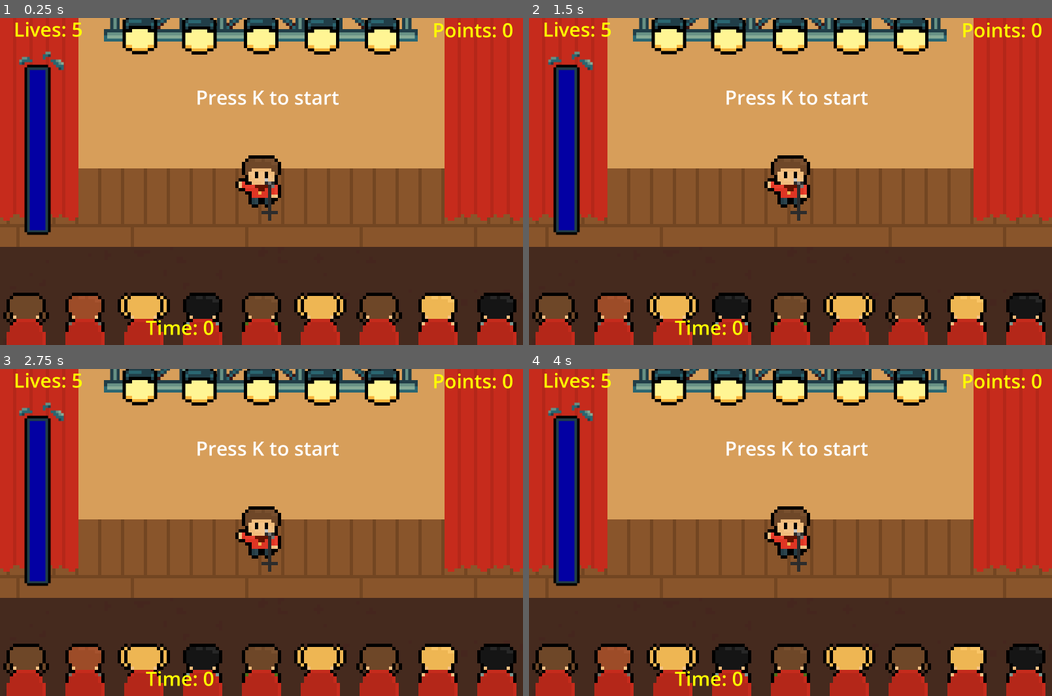
Above: before the commit, frames 1-4 (two rows, left to right).
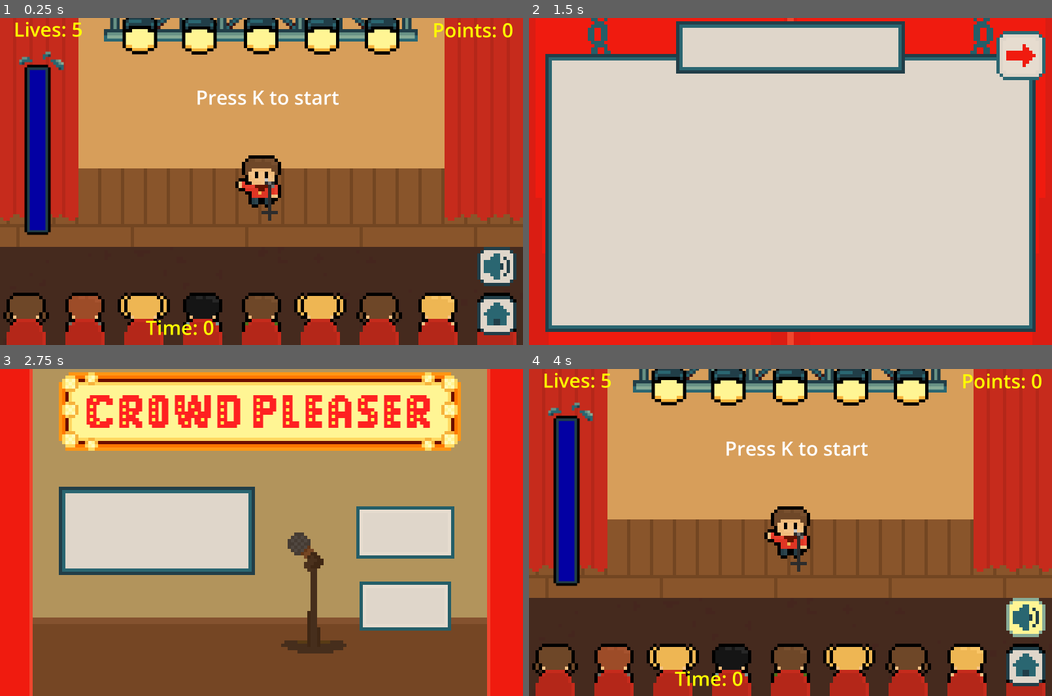
Above: after the commit, the same moments.

Repository: Ethan3g/The-Crowd-Pleaser
Game: Godot game, scene res://Scenes/bender_dragon.tscn
Two runs of this game, one before a commit and one after it. Both use one fixed random seed, a clock stepped at 60 frames per second and the inputs below.
Inputs (mouse positions are in pixels of both pictures, inside the frame that each line leads up to):
- Up to frame 1 (0.25 s): no input
- Up to frame 2 (1.5 s): click (1025, 315) at 0.52 s; click (936, 181) at 1.27 s
- Up to frame 3 (2.75 s): click (491, 408) at 2.02 s
- Up to frame 4 (4 s): click (685, 532) at 2.77 s; click (1025, 617) at 3.52 s

The runs differ from the first frame. In frame 1, 1.7% of the frame differs, in the area x 91-99%, y 70-97%; in frame 2, 98%, in the area x 0-100%, y 0-100%; in frame 3, 98%; in frame 4, 1.7%.

Commit message:
Main Menu
- Added Main Menu visuals (minute button text and credit text)

- Added mute and return home button to stage

Diff:
--- /dev/null
+++ b/Crowd Pleaser v1.3.3.1/Assets/HomeClick.tres
@@ -0,0 +1,7 @@
+[gd_resource type="AtlasTexture" load_steps=2 format=3 uid="uid://du08q1pjwmkt"]
+
+[ext_resource type="Texture2D" uid="uid://cimjc6s7y4rce" path="res://Menu/Stage_buttons-16x16.png" id="1_waxdj"]
+
+[resource]
+atlas = ExtResource("1_waxdj")
+region = Rect2(34, 18, 12, 12)
--- /dev/null
+++ b/Crowd Pleaser v1.3.3.1/Assets/HomeHov.tres
@@ -0,0 +1,7 @@
+[gd_resource type="AtlasTexture" load_steps=2 format=3 uid="uid://bvxvclss1scs6"]
+
+[ext_resource type="Texture2D" uid="uid://cimjc6s7y4rce" path="res://Menu/Stage_buttons-16x16.png" id="1_5l4r4"]
+
+[resource]
+atlas = ExtResource("1_5l4r4")
+region = Rect2(18, 18, 12, 12)
--- /dev/null
+++ b/Crowd Pleaser v1.3.3.1/Assets/HomeIdle.tres
@@ -0,0 +1,7 @@
+[gd_resource type="AtlasTexture" load_steps=2 format=3 uid="uid://1rv8ohbffshe"]
+
+[ext_resource type="Texture2D" uid="uid://cimjc6s7y4rce" path="res://Menu/Stage_buttons-16x16.png" id="1_kub72"]
+
+[resource]
+atlas = ExtResource("1_kub72")
+region = Rect2(2, 18, 12, 12)
--- /dev/null
+++ b/Crowd Pleaser v1.3.3.1/Assets/MuteHov.tres
@@ -0,0 +1,7 @@
+[gd_resource type="AtlasTexture" load_steps=2 format=3 uid="uid://bgmnfxm0p2yar"]
+
+[ext_resource type="Texture2D" uid="uid://cimjc6s7y4rce" path="res://Menu/Stage_buttons-16x16.png" id="1_ty13p"]
+
+[resource]
+atlas = ExtResource("1_ty13p")
+region = Rect2(50, 2, 12, 12)
--- /dev/null
+++ b/Crowd Pleaser v1.3.3.1/Assets/MuteIdle.tres
@@ -0,0 +1,7 @@
+[gd_resource type="AtlasTexture" load_steps=2 format=3 uid="uid://do8k805lf5ern"]
+
+[ext_resource type="Texture2D" uid="uid://cimjc6s7y4rce" path="res://Menu/Stage_buttons-16x16.png" id="1_vw1ww"]
+
+[resource]
+atlas = ExtResource("1_vw1ww")
+region = Rect2(34, 2, 12, 12)
--- /dev/null
+++ b/Crowd Pleaser v1.3.3.1/Assets/NoMuteHov.tres
@@ -0,0 +1,7 @@
+[gd_resource type="AtlasTexture" load_steps=2 format=3 uid="uid://dtfmvuik2i5q8"]
+
+[ext_resource type="Texture2D" uid="uid://cimjc6s7y4rce" path="res://Menu/Stage_buttons-16x16.png" id="1_0pjrv"]
+
+[resource]
+atlas = ExtResource("1_0pjrv")
+region = Rect2(18, 2, 12, 12)
--- /dev/null
+++ b/Crowd Pleaser v1.3.3.1/Assets/NoMuteIdle.tres
@@ -0,0 +1,7 @@
+[gd_resource type="AtlasTexture" load_steps=2 format=3 uid="uid://cn27tg2vg6ohv"]
+
+[ext_resource type="Texture2D" uid="uid://cimjc6s7y4rce" path="res://Menu/Stage_buttons-16x16.png" id="1_prunm"]
+
+[resource]
+atlas = ExtResource("1_prunm")
+region = Rect2(2, 2, 12, 12)
--- /dev/null
+++ b/Crowd Pleaser v1.3.3.1/Menu/CreditClick.tres
@@ -0,0 +1,7 @@
+[gd_resource type="AtlasTexture" load_steps=2 format=3 uid="uid://bnvxrtswirwa6"]
+
+[ext_resource type="Texture2D" uid="uid://cb037hjvqudm6" path="res://Menu/CreditButton_Update.png" id="1_hwxwl"]
+
+[resource]
+atlas = ExtResource("1_hwxwl")
+region = Rect2(0, 16, 30, 16)
--- /dev/null
+++ b/Crowd Pleaser v1.3.3.1/Menu/CreditHov.tres
@@ -0,0 +1,7 @@
+[gd_resource type="AtlasTexture" load_steps=2 format=3 uid="uid://dkca0r588x8q5"]
+
+[ext_resource type="Texture2D" uid="uid://cb037hjvqudm6" path="res://Menu/CreditButton_Update.png" id="1_i4qmm"]
+
+[resource]
+atlas = ExtResource("1_i4qmm")
+region = Rect2(30, 0, 30, 16)
--- /dev/null
+++ b/Crowd Pleaser v1.3.3.1/Menu/CreditIdle.tres
@@ -0,0 +1,7 @@
+[gd_resource type="AtlasTexture" load_steps=2 format=3 uid="uid://cc502rxhxfsqv"]
+
+[ext_resource type="Texture2D" uid="uid://cb037hjvqudm6" path="res://Menu/CreditButton_Update.png" id="1_fe2f4"]
+
+[resource]
+atlas = ExtResource("1_fe2f4")
+region = Rect2(0, 0, 30, 16)
--- /dev/null
+++ b/Crowd Pleaser v1.3.3.1/Menu/QuitClick.tres
@@ -0,0 +1,7 @@
+[gd_resource type="AtlasTexture" load_steps=2 format=3 uid="uid://orss8vskrsiu"]
+
+[ext_resource type="Texture2D" uid="uid://bxlfrr5qovgbi" path="res://Menu/QuitButton_Update.png" id="1_6yr8l"]
+
+[resource]
+atlas = ExtResource("1_6yr8l")
+region = Rect2(0, 15, 28, 15)
--- /dev/null
+++ b/Crowd Pleaser v1.3.3.1/Menu/QuitHover.tres
@@ -0,0 +1,7 @@
+[gd_resource type="AtlasTexture" load_steps=2 format=3 uid="uid://dtmgcvgmydpji"]
+
+[ext_resource type="Texture2D" uid="uid://bxlfrr5qovgbi" path="res://Menu/QuitButton_Update.png" id="1_ex84u"]
+
+[resource]
+atlas = ExtResource("1_ex84u")
+region = Rect2(28, 0, 28, 15)
--- /dev/null
+++ b/Crowd Pleaser v1.3.3.1/Menu/QuitIdle.tres
@@ -0,0 +1,7 @@
+[gd_resource type="AtlasTexture" load_steps=2 format=3 uid="uid://jy6h23w41vj3"]
+
+[ext_resource type="Texture2D" uid="uid://bxlfrr5qovgbi" path="res://Menu/QuitButton_Update.png" id="1_geojk"]
+
+[resource]
+atlas = ExtResource("1_geojk")
+region = Rect2(0, 0, 28, 15)
--- /dev/null
+++ b/Crowd Pleaser v1.3.3.1/Menu/ReturnClick.tres
@@ -0,0 +1,7 @@
+[gd_resource type="AtlasTexture" load_steps=2 format=3 uid="uid://ctwiy31gn2grt"]
+
+[ext_resource type="Texture2D" uid="uid://dyhraq0qcdbhr" path="res://Menu/ReturnButton.png" id="1_u8ss3"]
+
+[resource]
+atlas = ExtResource("1_u8ss3")
+region = Rect2(0, 15, 15, 15)
--- /dev/null
+++ b/Crowd Pleaser v1.3.3.1/Menu/ReturnHov.tres
@@ -0,0 +1,7 @@
+[gd_resource type="AtlasTexture" load_steps=2 format=3 uid="uid://bi8weaybligag"]
+
+[ext_resource type="Texture2D" uid="uid://dyhraq0qcdbhr" path="res://Menu/ReturnButton.png" id="1_vrfle"]
+
+[resource]
+atlas = ExtResource("1_vrfle")
+region = Rect2(15, 0, 15, 15)
--- /dev/null
+++ b/Crowd Pleaser v1.3.3.1/Menu/ReturnIdle.tres
@@ -0,0 +1,7 @@
+[gd_resource type="AtlasTexture" load_steps=2 format=3 uid="uid://cgrfdhnmxi2cp"]
+
+[ext_resource type="Texture2D" uid="uid://dyhraq0qcdbhr" path="res://Menu/ReturnButton.png" id="1_25rhg"]
+
+[resource]
+atlas = ExtResource("1_25rhg")
+region = Rect2(0, 0, 15, 15)
--- /dev/null
+++ b/Crowd Pleaser v1.3.3.1/Menu/StartClick.tres
@@ -0,0 +1,7 @@
+[gd_resource type="AtlasTexture" load_steps=2 format=3 uid="uid://cnaof16rmwvxa"]
+
+[ext_resource type="Texture2D" uid="uid://silhlvhpc36o" path="res://Menu/StartButton_Update.png" id="1_5hchk"]
+
+[resource]
+atlas = ExtResource("1_5hchk")
+region = Rect2(0, 27, 60, 27)
--- /dev/null
+++ b/Crowd Pleaser v1.3.3.1/Menu/StartHov.tres
@@ -0,0 +1,7 @@
+[gd_resource type="AtlasTexture" load_steps=2 format=3 uid="uid://dwbagu0336dea"]
+
+[ext_resource type="Texture2D" uid="uid://silhlvhpc36o" path="res://Menu/StartButton_Update.png" id="1_dcwhr"]
+
+[resource]
+atlas = ExtResource("1_dcwhr")
+region = Rect2(60, 0, 60, 27)
--- /dev/null
+++ b/Crowd Pleaser v1.3.3.1/Menu/StartIdle.tres
@@ -0,0 +1,7 @@
+[gd_resource type="AtlasTexture" load_steps=2 format=3 uid="uid://6hsli6d8xt11"]
+
+[ext_resource type="Texture2D" uid="uid://silhlvhpc36o" path="res://Menu/StartButton_Update.png" id="1_lph4v"]
+
+[resource]
+atlas = ExtResource("1_lph4v")
+region = Rect2(0, 0, 60, 27)
--- a/Crowd Pleaser v1.3.3.1/Scenes/bender_dragon.tscn
+++ b/Crowd Pleaser v1.3.3.1/Scenes/bender_dragon.tscn
@@ -53,6 +53,11 @@
 [ext_resource type="Texture2D" uid="uid://isovotrrybdw" path="res://Stage Assets/MainTimer_Empty.png" id="36_fmdrf"]
 [ext_resource type="Texture2D" uid="uid://dkyh6b51j6e0n" path="res://Assets/npcs.PNG" id="36_xcq3k"]
 [ext_resource type="Texture2D" uid="uid://bwtbl44bkyi4o" path="res://Assets/mic.PNG" id="37_2cufp"]
+[ext_resource type="Texture2D" uid="uid://1rv8ohbffshe" path="res://Assets/HomeIdle.tres" id="41_arhhx"]
+[ext_resource type="Texture2D" uid="uid://du08q1pjwmkt" path="res://Assets/HomeClick.tres" id="42_8tvr3"]
+[ext_resource type="Texture2D" uid="uid://bvxvclss1scs6" path="res://Assets/HomeHov.tres" id="43_gdfwc"]
+[ext_resource type="Texture2D" uid="uid://cn27tg2vg6ohv" path="res://Assets/NoMuteIdle.tres" id="44_3hy1l"]
+[ext_resource type="Texture2D" uid="uid://dtfmvuik2i5q8" path="res://Assets/NoMuteHov.tres" id="45_0exir"]
 [ext_resource type="Texture2D" uid="uid://b5770pfehnqkm" path="res://Assets/seats.PNG" id="52_mrfc8"]
 
 [sub_resource type="AtlasTexture" id="AtlasTexture_2wbb4"]
@@ -829,6 +834,29 @@
 offset_bottom = 185.667
 texture = ExtResource("7_bwar3")
 
+[node name="Buttons STAGE" type="Node2D" parent="."]
+position = Vector2(800, 500)
+scale = Vector2(10, 10)
+
+[node name="ReturnMain" type="TextureButton" parent="Buttons STAGE"]
+offset_left = 65.5
+offset_top = 35.0
+offset_right = 77.5
+offset_bottom = 47.0
+texture_normal = ExtResource("41_arhhx")
+texture_pressed = ExtResource("42_8tvr3")
+texture_hover = ExtResource("43_gdfwc")
+stretch_mode = 3
+
+[node name="Mute" type="TextureButton" parent="Buttons STAGE"]
+offset_left = 65.5
+offset_top = 20.0
+offset_right = 77.5
+offset_bottom = 32.0
+texture_normal = ExtResource("44_3hy1l")
+texture_hover = ExtResource("45_0exir")
+stretch_mode = 3
+
 [node name="Timer" type="Timer" parent="."]
 wait_time = 5.0
 one_shot = true
@@ -963,6 +991,8 @@
 wait_time = 5.0
 one_shot = true
 
+[connection signal="pressed" from="Buttons STAGE/ReturnMain" to="." method="_on_return_main_pressed"]
+[connection signal="pressed" from="Buttons STAGE/Mute" to="." method="_on_mute_pressed"]
 [connection signal="pressed" from="Control/HBoxContainer/RockButton" to="Control" method="_on_rock_button_pressed"]
 [connection signal="pressed" from="Control/HBoxContainer/PaperButton" to="Control" method="_on_paper_button_pressed"]
 [connection signal="pressed" from="Control/HBoxContainer/ScissorsButton" to="Control" method="_on_scissors_button_pressed"]
--- /dev/null
+++ b/Crowd Pleaser v1.3.3.1/Scenes/menu.gd
@@ -0,0 +1,41 @@
+extends Control
+
+
+# Called when the node enters the scene tree for the first time.
+func _ready() -> void:
+	pass # Replace with function body.
+
+
+# Called every frame. 'delta' is the elapsed time since the previous frame.
+func _process(delta: float) -> void:
+	pass
+
+
+func _on_start_button_pressed() -> void:
+	print("Start")
+	get_tree().change_scene_to_file("res://Scenes/bender_dragon.tscn")
+
+
+func _on_credit_button_pressed() -> void:
+	print("Credit")
+	$StartButton.disabled = true;
+	$CreditButton.disabled = true;
+	$QuitButton.disabled = true;
+
+	$Credits.visible = true;
+	$Credits/ReturnButton.disabled = false;
+
+
+func _on_quit_button_pressed() -> void:
+	print("Quit")
+	get_tree().quit()
+
+
+func _on_return_button_pressed() -> void:
+	print("Return")
+	$StartButton.disabled = false;
+	$CreditButton.disabled = false;
+	$QuitButton.disabled = false;
+
+	$Credits.visible = false;
+	$Credits/ReturnButton.disabled = true;
--- /dev/null
+++ b/Crowd Pleaser v1.3.3.1/Scenes/menu.tscn
@@ -0,0 +1,174 @@
+[gd_scene load_steps=25 format=3 uid="uid://cdwsgkhmhdmr7"]
+
+[ext_resource type="Script" path="res://Scenes/menu.gd" id="1_bnmbb"]
+[ext_resource type="Texture2D" uid="uid://pw7pyhimcd3o" path="res://Menu/Main Menu BG.png" id="2_00436"]
+[ext_resource type="Texture2D" uid="uid://kpefu3u8rdlj" path="res://Menu/crowd_title.png" id="3_f4oo3"]
+[ext_resource type="Texture2D" uid="uid://6hsli6d8xt11" path="res://Menu/StartIdle.tres" id="3_jql0j"]
+[ext_resource type="Texture2D" uid="uid://cnaof16rmwvxa" path="res://Menu/StartClick.tres" id="4_dpu6p"]
+[ext_resource type="Texture2D" uid="uid://dwbagu0336dea" path="res://Menu/StartHov.tres" id="5_6hkqq"]
+[ext_resource type="Texture2D" uid="uid://cc502rxhxfsqv" path="res://Menu/CreditIdle.tres" id="6_q6fgt"]
+[ext_resource type="Texture2D" uid="uid://bnvxrtswirwa6" path="res://Menu/CreditClick.tres" id="7_5mqw3"]
+[ext_resource type="Texture2D" uid="uid://dkca0r588x8q5" path="res://Menu/CreditHov.tres" id="8_c11jv"]
+[ext_resource type="Texture2D" uid="uid://jy6h23w41vj3" path="res://Menu/QuitIdle.tres" id="9_uwgos"]
+[ext_resource type="Texture2D" uid="uid://orss8vskrsiu" path="res://Menu/QuitClick.tres" id="10_wb156"]
+[ext_resource type="Texture2D" uid="uid://dtmgcvgmydpji" path="res://Menu/QuitHover.tres" id="11_3qtpb"]
+[ext_resource type="Texture2D" uid="uid://cgrfdhnmxi2cp" path="res://Menu/ReturnIdle.tres" id="12_44kdy"]
+[ext_resource type="Texture2D" uid="uid://bi8weaybligag" path="res://Menu/ReturnHov.tres" id="13_0s4ya"]
+[ext_resource type="Texture2D" uid="uid://ctwiy31gn2grt" path="res://Menu/ReturnClick.tres" id="14_6mvqt"]
+[ext_resource type="Texture2D" uid="uid://ijvt1kwky005" path="res://Menu/CreditBG.png" id="15_dgj8l"]
+[ext_resource type="Texture2D" uid="uid://cn27tg2vg6ohv" path="res://Assets/NoMuteIdle.tres" id="16_8yx3d"]
+[ext_resource type="Texture2D" uid="uid://dtfmvuik2i5q8" path="res://Assets/NoMuteHov.tres" id="17_xvwup"]
+[ext_resource type="Texture2D" uid="uid://do8k805lf5ern" path="res://Assets/MuteIdle.tres" id="18_y20eb"]
+[ext_resource type="Texture2D" uid="uid://bgmnfxm0p2yar" path="res://Assets/MuteHov.tres" id="19_7piji"]
+[ext_resource type="Texture2D" uid="uid://1rv8ohbffshe" path="res://Assets/HomeIdle.tres" id="20_kt2pj"]
+[ext_resource type="Texture2D" uid="uid://bvxvclss1scs6" path="res://Assets/HomeHov.tres" id="21_ojqq6"]
+[ext_resource type="Texture2D" uid="uid://du08q1pjwmkt" path="res://Assets/HomeClick.tres" id="22_7ls7b"]
+
+[sub_resource type="SpriteFrames" id="SpriteFrames_30frw"]
+animations = [{
+"frames": [{
+"duration": 1.0,
+"texture": ExtResource("3_jql0j")
+}, {
+"duration": 1.0,
+"texture": ExtResource("5_6hkqq")
+}, {
+"duration": 1.0,
+"texture": ExtResource("4_dpu6p")
+}, {
+"duration": 1.0,
+"texture": ExtResource("6_q6fgt")
+}, {
+"duration": 1.0,
+"texture": ExtResource("8_c11jv")
+}, {
+"duration": 1.0,
+"texture": ExtResource("7_5mqw3")
+}, {
+"duration": 1.0,
+"texture": ExtResource("9_uwgos")
+}, {
+"duration": 1.0,
+"texture": ExtResource("11_3qtpb")
+}, {
+"duration": 1.0,
+"texture": ExtResource("10_wb156")
+}, {
+"duration": 1.0,
+"texture": ExtResource("12_44kdy")
+}, {
+"duration": 1.0,
+"texture": ExtResource("13_0s4ya")
+}, {
+"duration": 1.0,
+"texture": ExtResource("14_6mvqt")
+}, {
+"duration": 1.0,
+"texture": ExtResource("16_8yx3d")
+}, {
+"duration": 1.0,
+"texture": ExtResource("17_xvwup")
+}, {
+"duration": 1.0,
+"texture": ExtResource("18_y20eb")
+}, {
+"duration": 1.0,
+"texture": ExtResource("19_7piji")
+}, {
+"duration": 1.0,
+"texture": ExtResource("20_kt2pj")
+}, {
+"duration": 1.0,
+"texture": ExtResource("21_ojqq6")
+}, {
+"duration": 1.0,
+"texture": ExtResource("22_7ls7b")
+}],
+"loop": true,
+"name": &"default",
+"speed": 5.0
+}]
+
+[node name="Control" type="Control"]
+layout_mode = 3
+anchors_preset = 15
+anchor_right = 1.0
+anchor_bottom = 1.0
+grow_horizontal = 2
+grow_vertical = 2
+script = ExtResource("1_bnmbb")
+
+[node name="MenuBG" type="Sprite2D" parent="."]
+position = Vector2(800, 500)
+scale = Vector2(0.625, 0.625)
+texture = ExtResource("2_00436")
+
+[node name="Title" type="Sprite2D" parent="."]
+position = Vector2(790, 130)
+scale = Vector2(2, 2)
+texture = ExtResource("3_f4oo3")
+
+[node name="StartButton" type="TextureButton" parent="."]
+layout_mode = 0
+offset_left = 180.0
+offset_top = 360.0
+offset_right = 240.0
+offset_bottom = 387.0
+scale = Vector2(10, 10)
+texture_normal = ExtResource("3_jql0j")
+texture_pressed = ExtResource("4_dpu6p")
+texture_hover = ExtResource("5_6hkqq")
+stretch_mode = 3
+
+[node name="CreditButton" type="TextureButton" parent="."]
+layout_mode = 0
+offset_left = 1090.0
+offset_top = 420.0
+offset_right = 1120.0
+offset_bottom = 436.0
+scale = Vector2(10, 10)
+texture_normal = ExtResource("6_q6fgt")
+texture_pressed = ExtResource("7_5mqw3")
+texture_hover = ExtResource("8_c11jv")
+stretch_mode = 3
+
+[node name="QuitButton" type="TextureButton" parent="."]
+layout_mode = 0
+offset_left = 1100.0
+offset_top = 650.0
+offset_right = 1128.0
+offset_bottom = 665.0
+scale = Vector2(10, 10)
+texture_normal = ExtResource("9_uwgos")
+texture_pressed = ExtResource("10_wb156")
+texture_hover = ExtResource("11_3qtpb")
+stretch_mode = 3
+
+[node name="AnimatedSprite2D" type="AnimatedSprite2D" parent="."]
+visible = false
+sprite_frames = SubResource("SpriteFrames_30frw")
+
+[node name="Credits" type="Control" parent="."]
+visible = false
+anchors_preset = 0
+
+[node name="CreditBG" type="Sprite2D" parent="Credits"]
+position = Vector2(800, 500)
+scale = Vector2(0.625, 0.625)
+texture = ExtResource("15_dgj8l")
+
+[node name="ReturnButton" type="TextureButton" parent="Credits"]
+offset_left = 1430.0
+offset_top = 40.0
+offset_right = 1445.0
+offset_bottom = 55.0
+scale = Vector2(10, 10)
+texture_normal = ExtResource("12_44kdy")
+texture_pressed = ExtResource("14_6mvqt")
+texture_hover = ExtResource("13_0s4ya")
+stretch_mode = 3
+
+[connection signal="pressed" from="StartButton" to="." method="_on_start_button_pressed"]
+[connection signal="pressed" from="CreditButton" to="." method="_on_credit_button_pressed"]
+[connection signal="pressed" from="QuitButton" to="." method="_on_quit_button_pressed"]
+[connection signal="pressed" from="Credits/ReturnButton" to="." method="_on_return_button_pressed"]
--- a/Crowd Pleaser v1.3.3.1/Scripts/stage.gd
+++ b/Crowd Pleaser v1.3.3.1/Scripts/stage.gd
@@ -283,3 +283,15 @@
 		LS4.texture = point_texture
 	elif progress_vals[4] == -1:
 		LS4.texture = lost_texture
+
+
+
+func _on_return_main_pressed() -> void:
+	print("Menu")
+	get_tree().change_scene_to_file("res://Scenes/menu.tscn")
+
+
+
+# Will be implemented with sound (unsure if seperate sound music controller script...
+func _on_mute_pressed() -> void:
+	pass # Replace with function body.
Binary file added: Crowd Pleaser v1.3.3.1/Menu/CreditBG.png
Not shown, added: Crowd Pleaser v1.3.3.1/Menu/CreditBG.png.import
Binary file added: Crowd Pleaser v1.3.3.1/Menu/CreditButton_Update.png
Not shown, added: Crowd Pleaser v1.3.3.1/Menu/CreditButton_Update.png.import
Binary file added: Crowd Pleaser v1.3.3.1/Menu/Main Menu BG.png
Not shown, added: Crowd Pleaser v1.3.3.1/Menu/Main Menu BG.png.import
Binary file added: Crowd Pleaser v1.3.3.1/Menu/QuitButton_Update.png
Not shown, added: Crowd Pleaser v1.3.3.1/Menu/QuitButton_Update.png.import
Binary file added: Crowd Pleaser v1.3.3.1/Menu/ReturnButton.png
Not shown, added: Crowd Pleaser v1.3.3.1/Menu/ReturnButton.png.import
Binary file added: Crowd Pleaser v1.3.3.1/Menu/Stage_buttons-16x16.png
Not shown, added: Crowd Pleaser v1.3.3.1/Menu/Stage_buttons-16x16.png.import
(and 5 more such lines)
